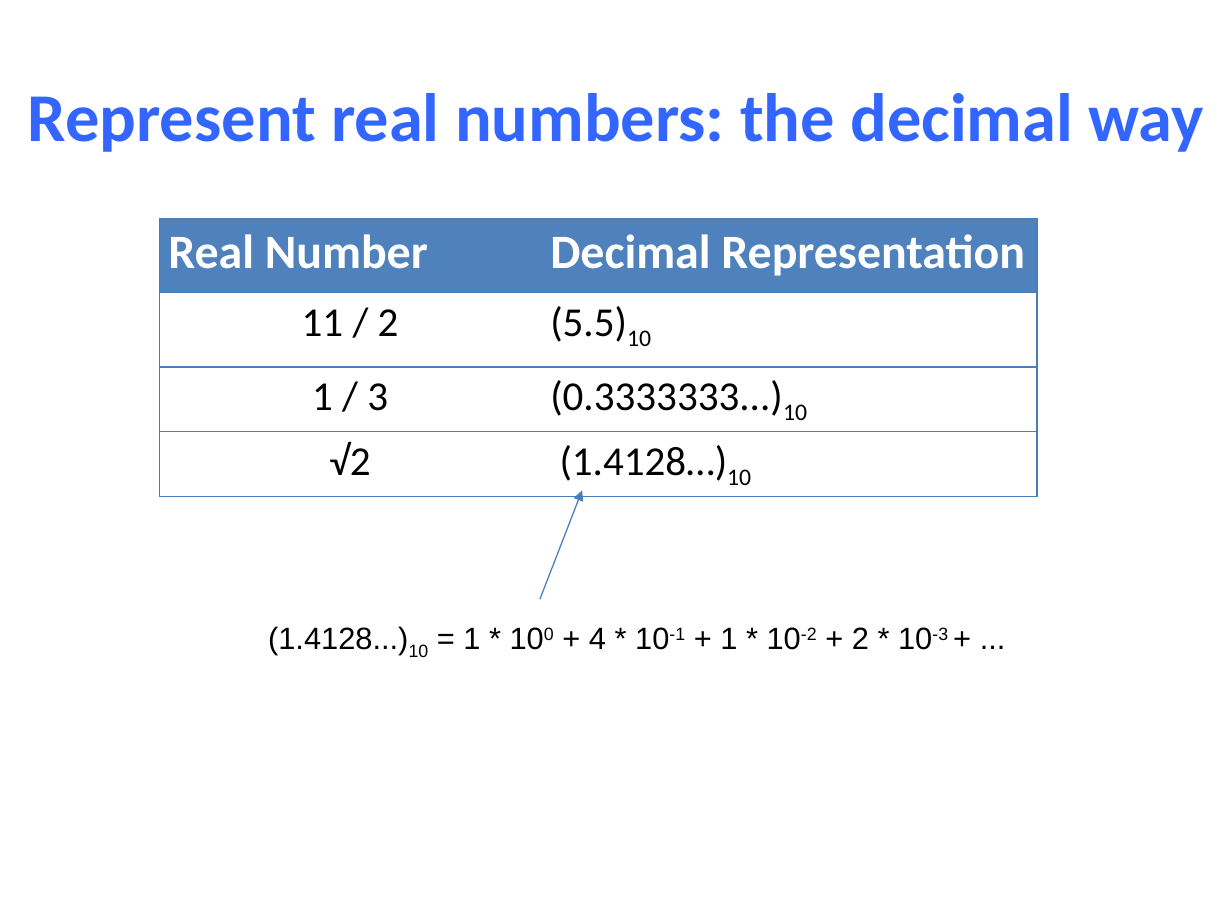
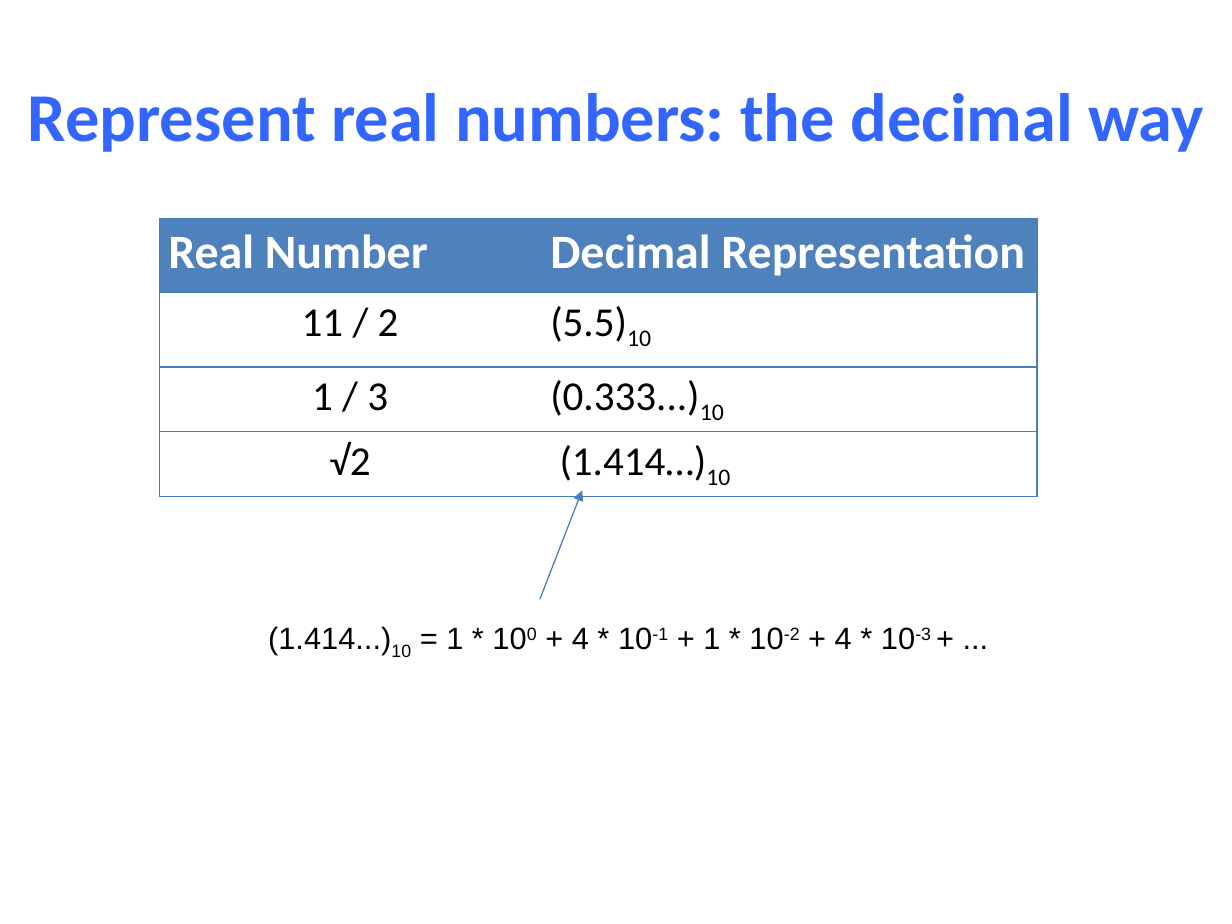
Before and after one commit to NYU-CSO/nyu-cso.github.io, a slide deck: slide 4 of notes/03-floats.pptx. Drawn at 1232x924 pixels with LibreOffice and Linux fonts; fonts in the diff are those of the drawing. Boxes give left, top, right and bottom in pixels: in the first picture for what was removed or moved away, otherwise in the second. Text is boxed around its words. In the diff, an @@ line names an element or a change of style, - is before the commit and + after.

```diff
--- a/notes/03-floats.pptx
+++ b/notes/03-floats.pptx
@@ table at (x1=159, y1=218, x2=1037, y2=490) @@
-row 3, column 2: (0.3333333...)10
+row 3, column 2: (0.333...)10
-row 4, column 2: (1.4128…)10
+row 4, column 2: (1.414…)10
@@ text at (x1=268, y1=626, x2=931, y2=657): text changed @@
-(1.4128...)10 = 1 * 100 + 4 * 10-1 + 1 * 10-2 + 2 * 10-3 + ...
+(1.414...)10 = 1 * 100 + 4 * 10-1 + 1 * 10-2 + 4 * 10-3 + ...
```
Also in this commit, not shown: 14 other slides changed, 2 slides added, 1 other file.
